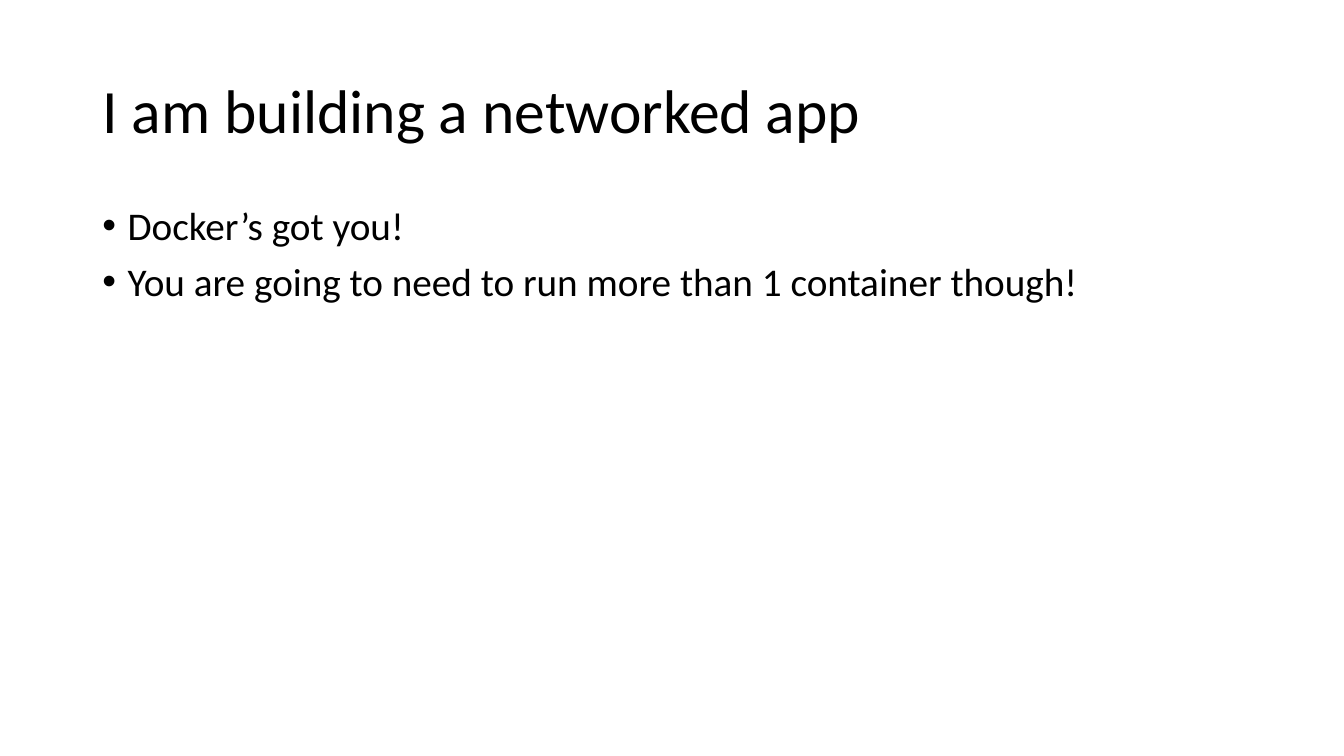
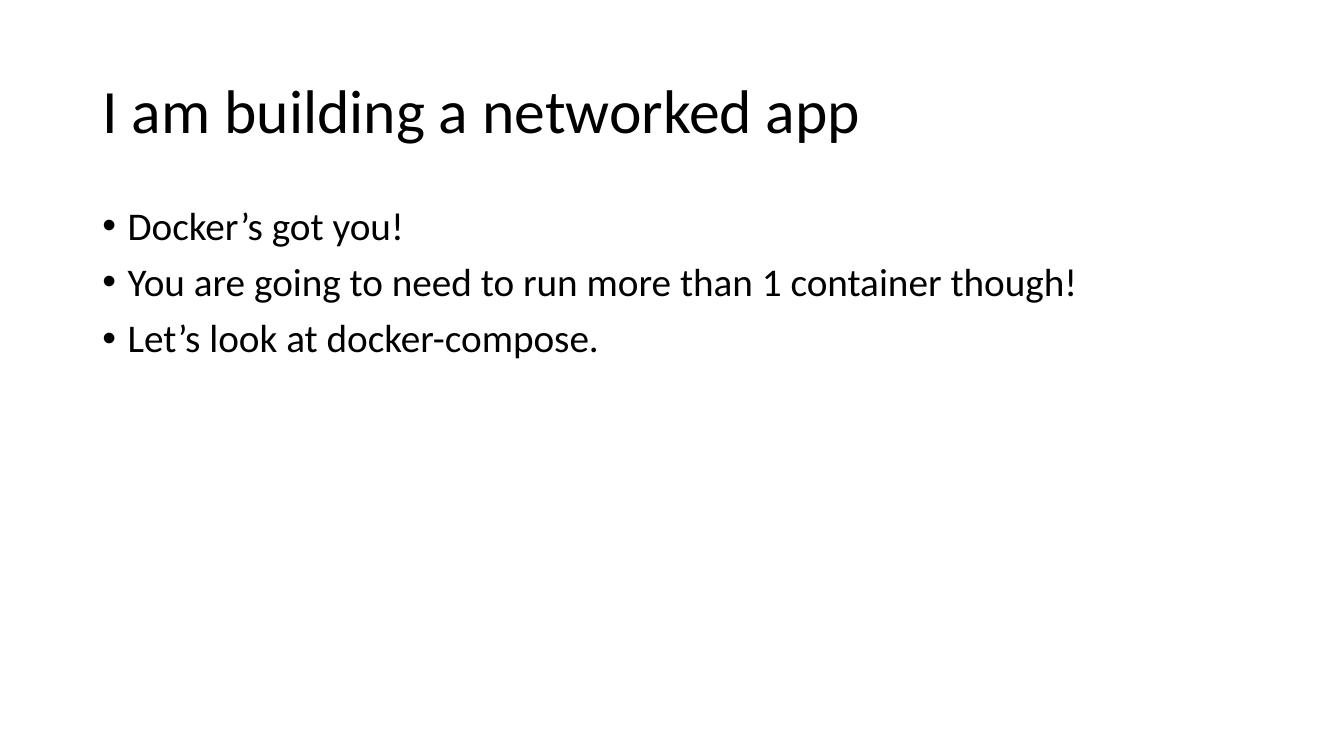
Before and after one commit to agsimeonov/docker-intro-presentation, a slide deck: slide 16 of docker-intro-presentation.pptx. Drawn at 1344x756 pixels with LibreOffice and Linux fonts; fonts in the diff are those of the drawing. Boxes give left, top, right and bottom in pixels: in the first picture for what was removed or moved away, otherwise in the second. Text is boxed around its words. In the diff, an @@ line names an element or a change of style, - is before the commit and + after.

```diff
--- a/docker-intro-presentation.pptx
+++ b/docker-intro-presentation.pptx
@@ text at [128, 324, 599, 359]: paragraph added @@
+• Let’s look at docker-compose.
```
Also in this commit, not shown: 3 other slides changed, 3 other files.
